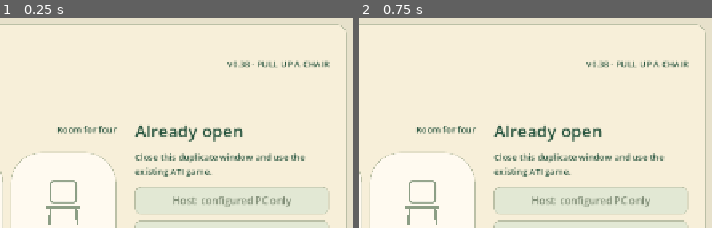
Above: before the commit, frames 1-2 (left to right).
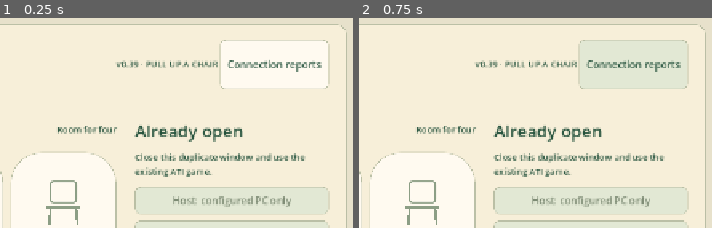
Above: after the commit, the same moments.

Repository: ikemarion/around-the-island
Game: Godot game, scene res://scenes/main.tscn
Same seed, same stepped clock (60 frames per second), same inputs: the game is played once before the commit and once after it.
Inputs (mouse positions are % of the whole screen's width and height, from its top left):
- Up to frame 1 (0.25 s): no input
- Up to frame 2 (0.75 s): click (89, 11) at 0.5 s, where only the run after the commit has a clickable "Connection reports"
The pictures show only the part of the screen within x 50-100%, y 0-50%; the shares and areas given below are measured in that part.

The runs differ from the first frame. In frame 1, 1.7% of the frame differs, in the area x 33-94%, y 10-34%; in frame 2, 1.7%.

Commit message:
Publish v0.39 automatic disconnect diagnostics

Diff:
--- a/scripts/kitchen_menu.gd
+++ b/scripts/kitchen_menu.gd
@@ -36,6 +36,10 @@
 	var greeting := _label(header, "PULL UP A CHAIR", 14)
 	greeting.vertical_alignment = VERTICAL_ALIGNMENT_CENTER
 	greeting.text = "v" + game.BUILD_VERSION + " · PULL UP A CHAIR"
+	var diagnostics := Button.new()
+	diagnostics.text = "Connection reports"
+	header.add_child(diagnostics)
+	diagnostics.pressed.connect(game.network_diagnostics.open_reports)
 	_line(self)
 	body = HBoxContainer.new()
 	body.add_theme_constant_override("separation", 30)
--- a/scripts/main_networked.gd
+++ b/scripts/main_networked.gd
@@ -10,7 +10,7 @@
 const SCORE_TRACK_LENGTH := 6.6
 const MAX_PLAYERS := 4
 const PROTOCOL_VERSION := 11
-const BUILD_VERSION := "0.38"
+const BUILD_VERSION := "0.39"
 var network_diagnostics: Node
 var obstacle_last_sent: Dictionary = {}
 var restart_hold := 0.0
@@ -268,6 +268,10 @@
 	resume.text = "Resume"
 	box.add_child(resume)
 	resume.pressed.connect(func(): _set_session_menu(false))
+	var diagnostics_button := Button.new()
+	diagnostics_button.text = "Connection reports"
+	box.add_child(diagnostics_button)
+	diagnostics_button.pressed.connect(network_diagnostics.open_reports)
 	var leave := Button.new()
 	leave.name = "Leave"
 	box.add_child(leave)
--- a/scripts/network_diagnostics.gd
+++ b/scripts/network_diagnostics.gd
@@ -14,10 +14,14 @@
 var max_snapshot_gap_ms := 0
 var sent_updates := 0
 var estimated_payload_bytes := 0
+var directory := "user://network-logs"
+var history: Array = []
+var peer_stats: Dictionary = {}
+var last_report := ""
+var report_serial := 0
 
 func _ready() -> void:
 	process_mode = Node.PROCESS_MODE_ALWAYS
-	var directory := "user://network-logs"
 	if "--diagnostics-workspace" in OS.get_cmdline_user_args():
 		directory = "res://build/network-test/diagnostics"
 	DirAccess.make_dir_recursive_absolute(directory)
@@ -28,13 +32,21 @@
 	else:
 		push_warning("Network log file unavailable; diagnostics will use console output")
 	multiplayer.peer_connected.connect(func(id): record("peer_connected",{"peer":id}))
-	multiplayer.peer_disconnected.connect(func(id): record("peer_disconnected",{"peer":id}))
-	multiplayer.server_disconnected.connect(func(): record("server_disconnected"))
+	multiplayer.peer_disconnected.connect(func(id):
+		record("peer_disconnected",{"peer":id})
+		export_report("peer_disconnected",id)
+		peer_stats.erase(id))
+	multiplayer.server_disconnected.connect(func():
+		record("server_disconnected")
+		export_report("server_disconnected"))
 	record("started",{"build":game.BUILD_VERSION})
 
 func record(event: String, data: Dictionary = {}) -> void:
 	var entry := {"event":event,"unix_ms":int(Time.get_unix_time_from_system()*1000),"mode":str(game.session_mode),"rtt_ms":rtt_ms}
 	entry.merge(data)
+	history.append(entry)
+	if history.size() > 240:
+		history.pop_front()
 	if log_file:
 		log_file.store_line(JSON.stringify(entry))
 		log_file.flush()
@@ -42,7 +54,12 @@
 		print("NETWORK_DIAGNOSTICS ",JSON.stringify(entry))
 
 func reset_session() -> void:
+	# Save before teardown clears mode, RTT and pending probes. Also covers
+	# intentional exits; reports do not imply a network fault.
+	if game.session_mode in [&"client", &"host"]:
+		export_report("session_ended")
 	record("session_reset")
+	peer_stats.clear()
 	pending.clear()
 	rtt_ms = -1
 	last_snapshot_ms = 0
@@ -73,7 +90,7 @@
 			pending.erase(key)
 			unanswered_probes += 1
 	if elapsed >= 5.0:
-		record("sample",{"peers":multiplayer.get_peers().size(),"max_frame_ms":worst_frame_ms,"snapshots" …(193 unchanged characters)…
+		record("sample",{"peers":multiplayer.get_peers().size(),"peer_stats":peer_stats.duplicate(true),"max_frame_ms":worst_frame_ms,"snapshots" …(193 unchanged characters)…
 		elapsed = 0.0
 		worst_frame_ms = 0.0
 		snapshot_count = 0
@@ -84,7 +101,36 @@
 @rpc("any_peer","call_remote","unreliable",2)
 func _probe(id: int) -> void:
 	if game.session_mode == &"host":
+		var peer := multiplayer.get_remote_sender_id()
+		var stats: Dictionary = peer_stats.get(peer,{"probes_received":0})
+		stats.probes_received += 1
+		stats.last_probe_unix_ms = int(Time.get_unix_time_from_system()*1000)
+		stats.slot = game.peer_to_slot.get(peer,-1)
+		peer_stats[peer] = stats
 		_reply.rpc_id(multiplayer.get_remote_sender_id(),id)
+
+func export_report(reason := "manual", peer := 0) -> String:
+	var reports := directory + "/reports"
+	if DirAccess.make_dir_recursive_absolute(reports) != OK:
+		push_warning("Cannot create diagnostic reports folder")
+		return ""
+	report_serial += 1
+	var path := reports + "/ATI-%d-%d-%d.json" % [int(Time.get_unix_time_from_system()),OS.get_process_id(),report_serial]
+	var file := FileAccess.open(path,FileAccess.WRITE)
+	if not file:
+		push_warning("Cannot save diagnostic report")
+		return ""
+	file.store_string(JSON.stringify({"build":game.BUILD_VERSION,"reason":reason,"peer":peer,"mode":str(game.session_mode),"round_epoch":game.round_epoch,"time_remaining":game.time_remaining,"rtt_ms":rtt_ms,"pending_probes":pending.size(),"unanswered_probes":unanswered_probes,"peer_stats":peer_stats,"recent_events":history,"note":"Local diagnostics only. A disconnect does not identify its cause. Probe misses are not packet-loss percentage. session_ended includes intentional exits. No automatic upload."},"\t"))
+	file.close()
+	last_report = ProjectSettings.globalize_path(path)
+	print("ATI_DIAGNOSTIC_REPORT ",last_report)
+	return last_report
+
+func open_reports() -> void:
+	if export_report().is_empty():
+		game.lobby_status.text = "Could not save diagnostics. Check folder permissions."
+		return
+	OS.shell_open(ProjectSettings.globalize_path(directory + "/reports"))
 
 @rpc("authority","call_remote","unreliable",2)
 func _reply(id: int) -> void:
--- /dev/null
+++ b/tests/diagnostic_report_smoke.gd
@@ -0,0 +1,26 @@
+extends SceneTree
+func _initialize() -> void:
+	call_deferred("run")
+func run() -> void:
+	var main = load("res://scenes/main.tscn").instantiate()
+	root.add_child(main)
+	main.set_physics_process(false)
+	var d = main.network_diagnostics
+	d.directory = "res://build/network-test/diagnostics"
+	d.peer_stats[123] = {"slot":1,"probes_received":7,"last_probe_unix_ms":1000}
+	d.record("test_marker")
+	main.multiplayer.peer_disconnected.emit(123)
+	assert(not d.last_report.is_empty())
+	var data = JSON.parse_string(FileAccess.get_file_as_string(d.last_report))
+	assert(data.reason == "peer_disconnected" and data.peer == 123)
+	assert(data.peer_stats["123"].probes_received == 7)
+	assert(not d.peer_stats.has(123))
+	assert(data.recent_events.back().event == "peer_disconnected")
+	main.multiplayer.server_disconnected.emit()
+	data = JSON.parse_string(FileAccess.get_file_as_string(d.last_report))
+	assert(data.reason == "server_disconnected")
+	for i in 250:
+		d.record("bounded_history")
+	assert(d.history.size() == 240)
+	print("DIAGNOSTIC_REPORT passed: peer/server disconnect exports, retained peer data, bounded history")
+	quit()
Not shown, added: tests/diagnostic_report_smoke.gd.uid
Not shown, changed: NETWORK-RELIABILITY.md
Not shown, changed: ONLINE-PLAY.md
Not shown, changed: README.md
Not shown, added: releases/ATI-v0.39-Windows.zip
